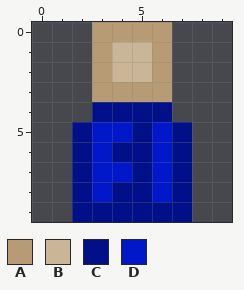
A pixel-art sprite gets an edit: res/res/pop.png. The picture above was drawn from the file before the commit.
The file is 10x10 pixels.
Palette (. is transparent): A #b69b74  B #cab597  C #001089  D #0018c9
Pixels before, first column x 2:
 0 .AAAA.
 1 .ABBA.
 2 .ABBA.
 3 .AAAA.
 4 .CCCC.
 5 CDDCDC
 6 CDCCDC
 7 CDDCDC
 8 CDCCDC
 9 CCCCCC
Once edited:
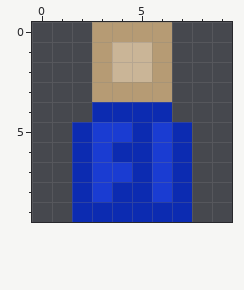
Diff:
colour C: #001089 -> #0c2bb1
colour D: #0018c9 -> #1a3cd2
